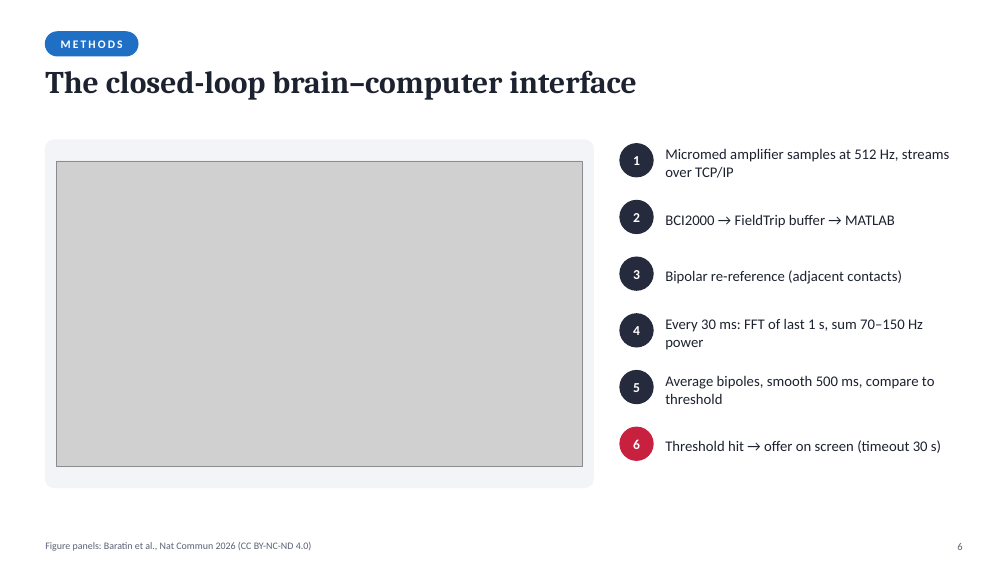
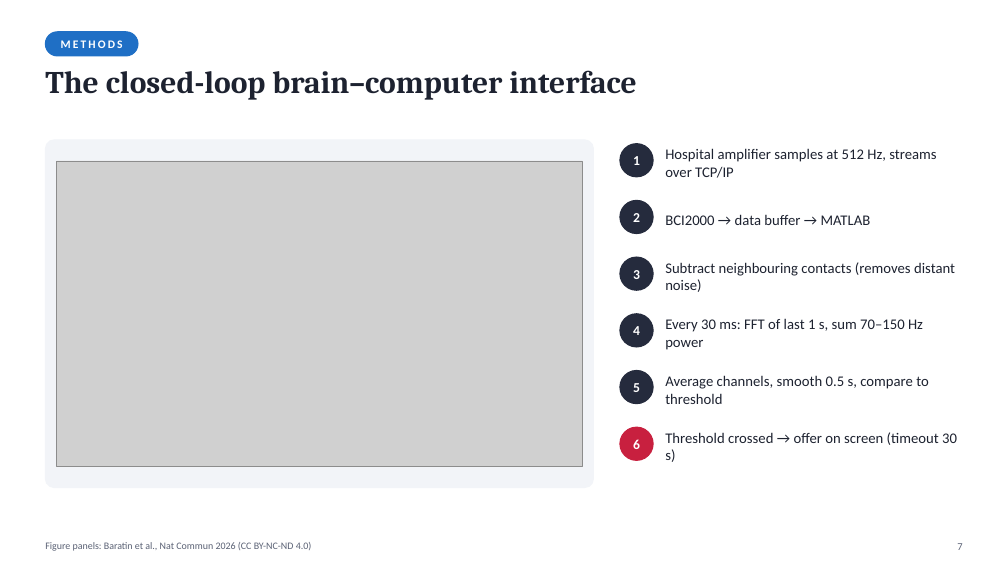
Before and after one commit to khoatranrb/DOC, a slide deck: slide 7 of Baratin2026_presentation/Baratin2026_ClosedLoop_aIns_presentation.pptx (slide 6 before the commit). Drawn at 1008x567 pixels with LibreOffice and Linux fonts; fonts in the diff are those of the drawing; grey boxes stand for pictures. Boxes give left, top, right and bottom in pixels: in the first picture for what was removed or moved away, otherwise in the second. Text is boxed around its words. In the diff, an @@ line names an element or a change of style, - is before the commit and + after.

```diff
--- a/Baratin2026_presentation/Baratin2026_ClosedLoop_aIns_presentation.pptx
+++ b/Baratin2026_presentation/Baratin2026_ClosedLoop_aIns_presentation.pptx
@@ text at bbox=[665, 148, 936, 178]: text changed @@
-Micromed amplifier samples at 512 Hz, streams over TCP/IP
+Hospital amplifier samples at 512 Hz, streams over TCP/IP
@@ text at bbox=[665, 214, 871, 225]: text changed @@
-BCI2000 → FieldTrip buffer → MATLAB
+BCI2000 → data buffer → MATLAB
@@ text at bbox=[665, 262, 955, 292]: text changed @@
-Bipolar re-reference (adjacent contacts)
+Subtract neighbouring contacts (removes distant noise)
@@ text at bbox=[665, 375, 929, 404]: text changed @@
-Average bipoles, smooth 500 ms, compare to threshold
+Average channels, smooth 0.5 s, compare to threshold
@@ text at bbox=[665, 432, 957, 462]: text changed @@
-Threshold hit → offer on screen (timeout 30 s)
+Threshold crossed → offer on screen (timeout 30 s)
@@ text at bbox=[957, 543, 962, 550]: text changed @@
-6
+7
```
Also in this commit, not shown: 14 other slides changed, 2 slides added, 1 slide removed, 1 other file.
